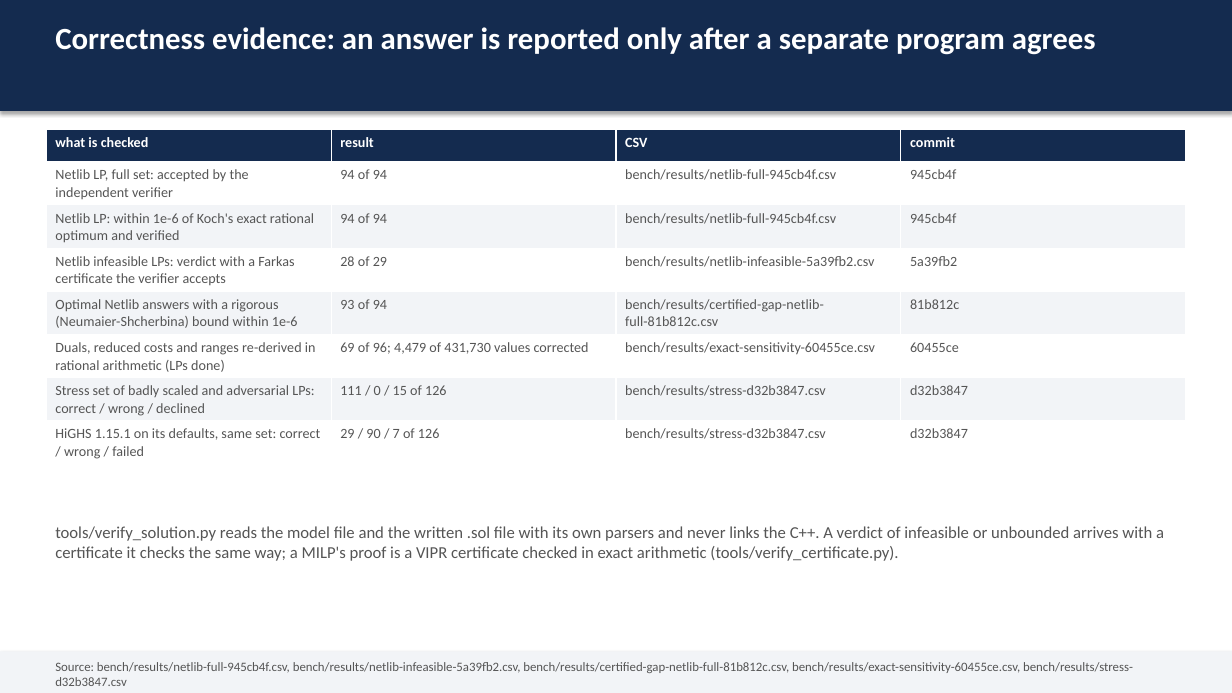
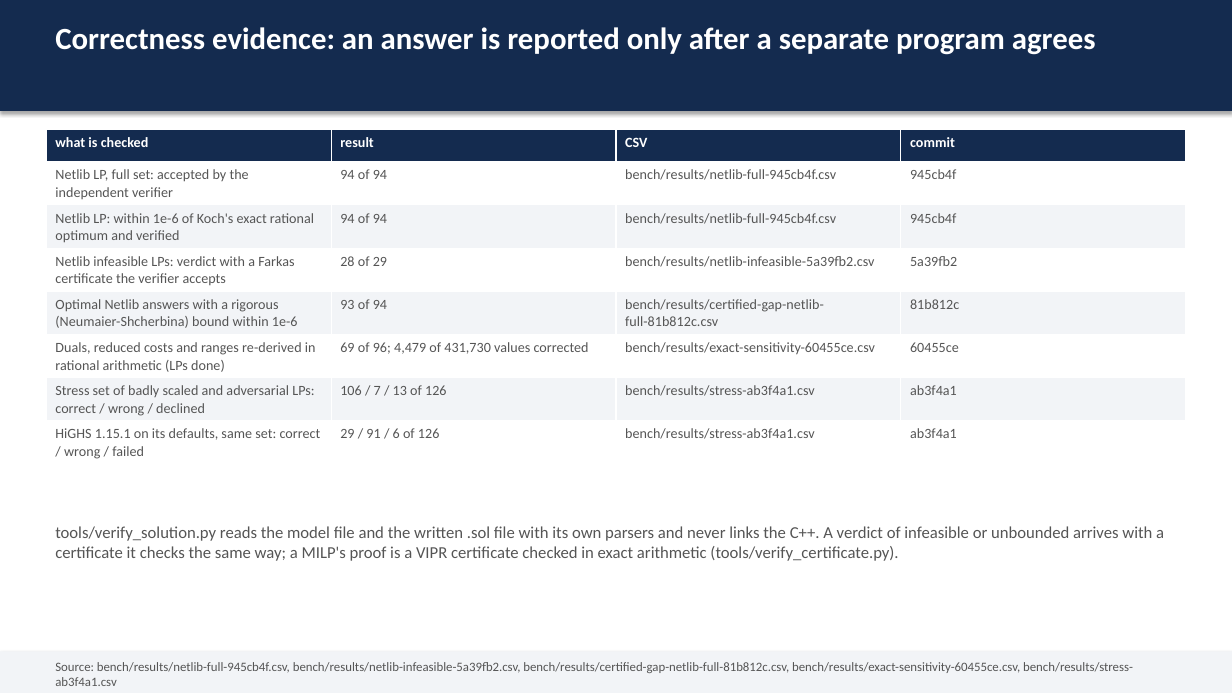
Before and after one commit to thegoodengineers/SANKHYA, a slide deck: slide 4 of docs/SANKHYA-deck.pptx. Drawn at 1232x693 pixels with LibreOffice and Linux fonts; fonts in the diff are those of the drawing. Boxes give left, top, right and bottom in pixels: in the first picture for what was removed or moved away, otherwise in the second. Text is boxed around its words. In the diff, an @@ line names an element or a change of style, - is before the commit and + after.

Commit message:
bench(head-to-head): SANKHYA against CBC, HiGHS, GLPK and SCIP on Netlib, MIPLIB 3, the stress set and Maros-Meszaros at ab3f4a1

```diff
--- a/docs/SANKHYA-deck.pptx
+++ b/docs/SANKHYA-deck.pptx
@@ table at bbox=[46, 129, 1185, 463] @@
-row 7: Stress set of badly scaled and adversarial LPs: correct / wrong / declined | 111 / 0 / 15 of 126 | bench/results/stress-d32b3847.csv | d32b3847
+row 7: Stress set of badly scaled and adversarial LPs: correct / wrong / declined | 106 / 7 / 13 of 126 | bench/results/stress-ab3f4a1.csv | ab3f4a1
-row 8: HiGHS 1.15.1 on its defaults, same set: correct / wrong / failed | 29 / 90 / 7 of 126 | bench/results/stress-d32b3847.csv | d32b3847
+row 8: HiGHS 1.15.1 on its defaults, same set: correct / wrong / failed | 29 / 91 / 6 of 126 | bench/results/stress-ab3f4a1.csv | ab3f4a1
@@ text at bbox=[55, 662, 1133, 686]: text changed @@
-Source: bench/results/netlib-full-945cb4f.csv, bench/results/netlib-infeasible-5a39fb2.csv, bench/results/certified-gap-netlib-full-81b812c.csv, bench/results/exact-sensitivity-60455ce.csv, bench/results/stress-d32b3847.csv
+Source: bench/results/netlib-full-945cb4f.csv, bench/results/netlib-infeasible-5a39fb2.csv, bench/results/certified-gap-netlib-full-81b812c.csv, bench/results/exact-sensitivity-60455ce.csv, bench/results/stress-ab3f4a1.csv
```
Also in this commit, not shown: 2 other slides changed, 14 other files.
